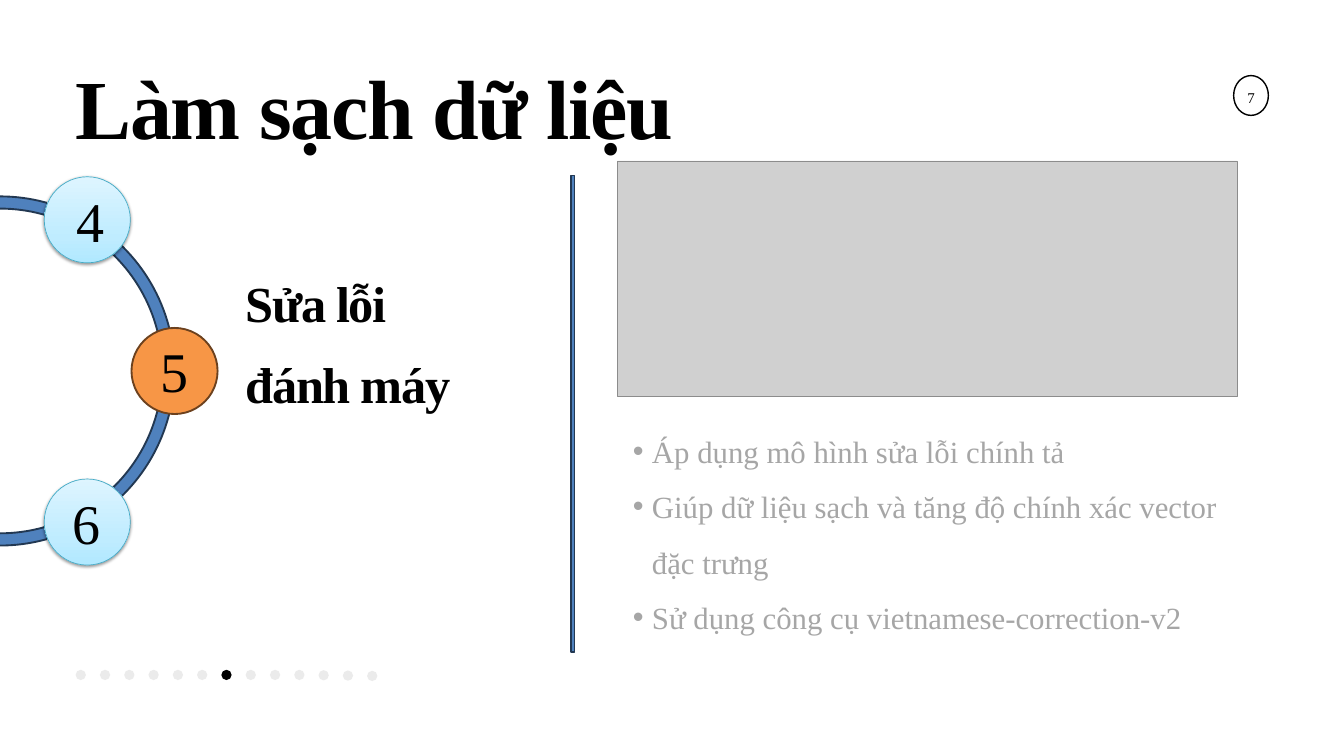
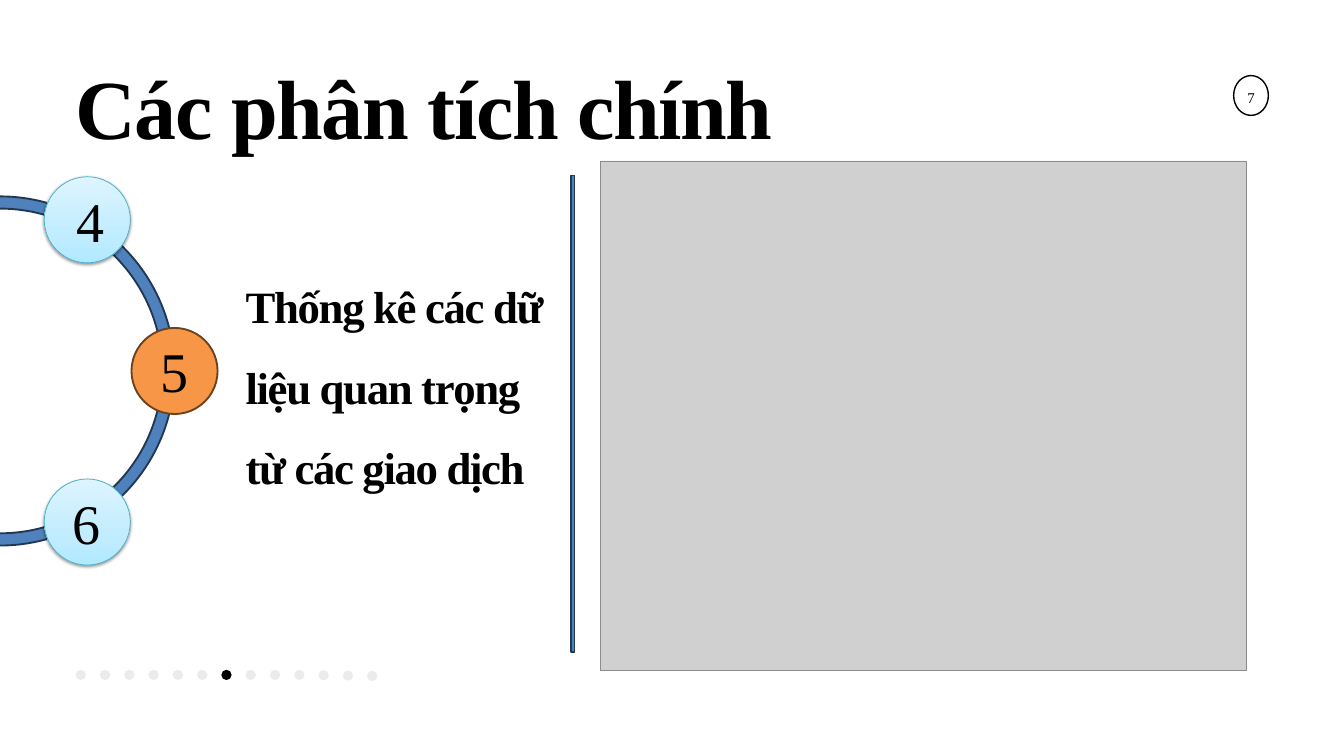
Before and after one commit to provincevu/BigDataFinal, a slide deck: slide 15 of BigDataPresentation.pptx (slide 12 before the commit). Drawn at 1344x756 pixels with LibreOffice and Linux fonts; fonts in the diff are those of the drawing; grey boxes stand for pictures. Boxes give left, top, right and bottom in pixels: in the first picture for what was removed or moved away, otherwise in the second. Text is boxed around its words. In the diff, an @@ line names an element or a change of style, - is before the commit and + after.

```diff
--- a/BigDataPresentation.pptx
+++ b/BigDataPresentation.pptx
@@ text at bbox=[76, 79, 772, 155]: text changed @@
-Làm sạch dữ liệu
+Các phân tích chính
@@ picture added at bbox=[601, 161, 1247, 670] @@
@@ picture removed at bbox=[618, 161, 1237, 396] @@
@@ text removed at bbox=[246, 283, 451, 413] @@
-Sửa lỗi đánh máy
@@ text added at bbox=[246, 290, 543, 494], 48 pt, text #000000, bold @@
+Thống kê các dữ liệu quan trọng từ các giao dịch
@@ text removed at bbox=[652, 439, 1216, 635] @@
-  • Áp dụng mô hình sửa lỗi chính tả
-  • Giúp dữ liệu sạch và tăng độ chính xác vector đặc trưng
-  • Sử dụng công cụ vietnamese-correction-v2
```
Also in this commit, not shown: 7 other slides changed, 5 slides added, 5 slides removed, 11 other files.
